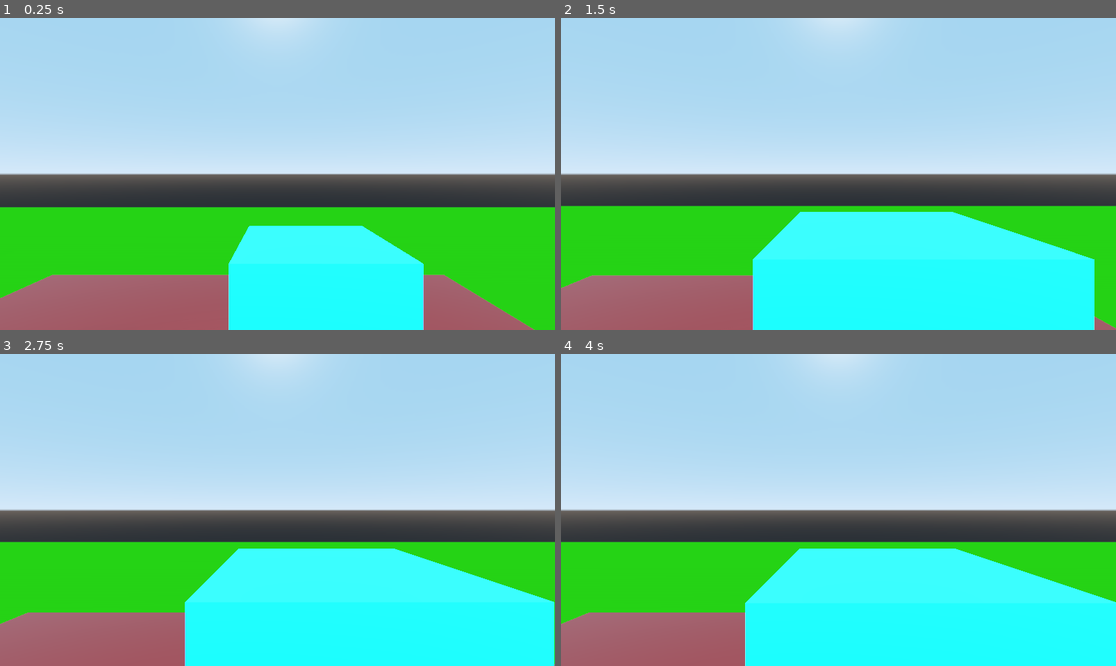
Above: before the commit, frames 1-4 (two rows, left to right).
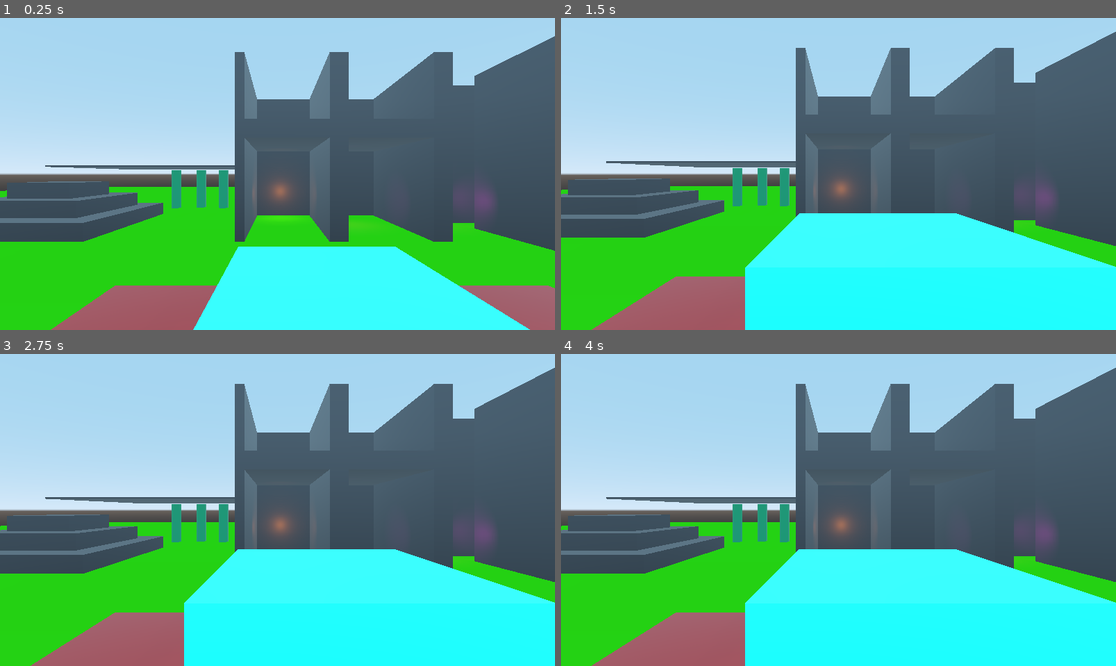
Above: after the commit, the same moments.

Repository: binaryorange/ECC
Game: Godot game, scene res://Testing.tscn
Two runs of this game, one before a commit and one after it. Both use one fixed random seed, a clock stepped at 60 frames per second and the inputs below.
Inputs (mouse positions are in pixels of both pictures, inside the frame that each line leads up to):
- Up to frame 1 (0.25 s): no input
- Up to frame 2 (1.5 s): move the mouse to (960, 158) at 0.52 s; hold Mouse wheel up (mouse_zoom_in) 0.53-1.28 s; click (960, 158) at 0.67 s; move the mouse to (727, 189) at 1.27 s; tap Mouse wheel down (mouse_zoom_out) at 1.35 s; click (727, 189) at 1.42 s
- Up to frame 3 (2.75 s): tap Enter at 2 s; move the mouse to (333, 441) at 2.02 s; hold Mouse wheel up (mouse_zoom_in) from 2.03 s (still down); click (333, 441) at 2.17 s
- Up to frame 4 (4 s): tap Space at 2.75 s; move the mouse to (810, 572) at 2.77 s; release Mouse wheel up (mouse_zoom_in) at 2.78 s; tap Mouse wheel down (mouse_zoom_out) at 2.85 s; click (810, 572) at 2.92 s; tap Enter at 3.5 s; move the mouse to (1005, 556) at 3.52 s; hold Mouse wheel up (mouse_zoom_in) from 3.53 s (still down); click (1005, 556) at 3.67 s

The runs differ from the first frame. In frame 1, 50% of the frame differs, in the area x 0-100%, y 0-100%; in frame 2, 37%; in frame 3, 36%; in frame 4, 36%.

Commit message:
BUGFIX: ViewCamDistance fix and player orbiting adjustment

Diff:
--- a/ECC_TPController/ECC_TPController.gd
+++ b/ECC_TPController/ECC_TPController.gd
@@ -123,7 +123,7 @@
 
 	# set the default zoom level of the cameras
 	clip_cam.transform.origin.z = zoom_level_array[0]
-	view_cam.transform.origin.z += ViewCamDistanceModifier
+	view_cam.transform.origin.z -= ViewCamDistanceModifier
 
 	# add the ClipCameraException node
 	clip_cam.add_exception(get_node(ClipCameraException))
@@ -227,8 +227,8 @@
 
 		# rotate the camera in the direction given determined by player_right's value
 		# and only rotate when the player is not directly walking backwards "into" the camera!
-		if player_right != 0 and !player_up < -0.25:
-			self.rotate_y(rot_y_angle/100)
+		if player_right != 0:
+			self.rotate_y((rot_y_angle/100) * abs(player_right))
 
 
 
--- a/Testing.tscn
+++ b/Testing.tscn
@@ -40,7 +40,7 @@
 shape = SubResource( 3 )
 
 [node name="TestPlayer" parent="." instance=ExtResource( 1 )]
-transform = Transform( 1, 0, 0, 0, 1, 0, 0, 0, 1, -17, 5, -46 )
+transform = Transform( -1, 0, -3.25841e-007, 0, 1, 0, 3.25841e-007, 0, -1, -17, 5, -46 )
 MoveSpeed = 3.0
 AccelerationForce = 2.0
 DecelerationForce = 3.0
--- a/project.godot
+++ b/project.godot
@@ -23,6 +23,7 @@
 
 window/size/width=1920
 window/size/height=1080
+window/size/fullscreen=true
 
 [input]
 
@@ -109,9 +110,7 @@
 
 [rendering]
 
-quality/filters/anisotropic_filter_level=8
 quality/shadows/filter_mode=2
 quality/filters/use_nearest_mipmap_filter=true
 environment/default_clear_color=Color( 0, 0, 0, 1 )
-quality/filters/msaa=1
 environment/default_environment="res://default_env.tres"
